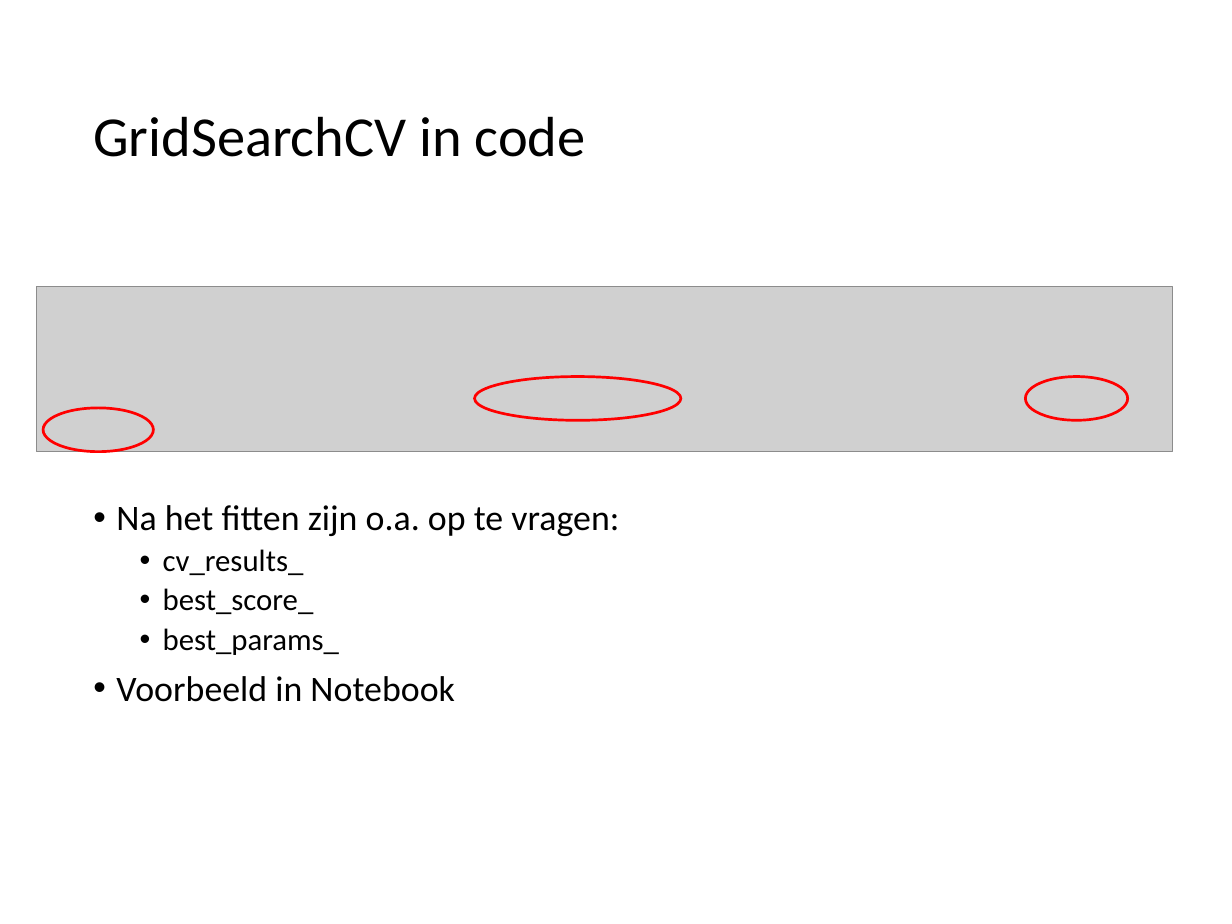
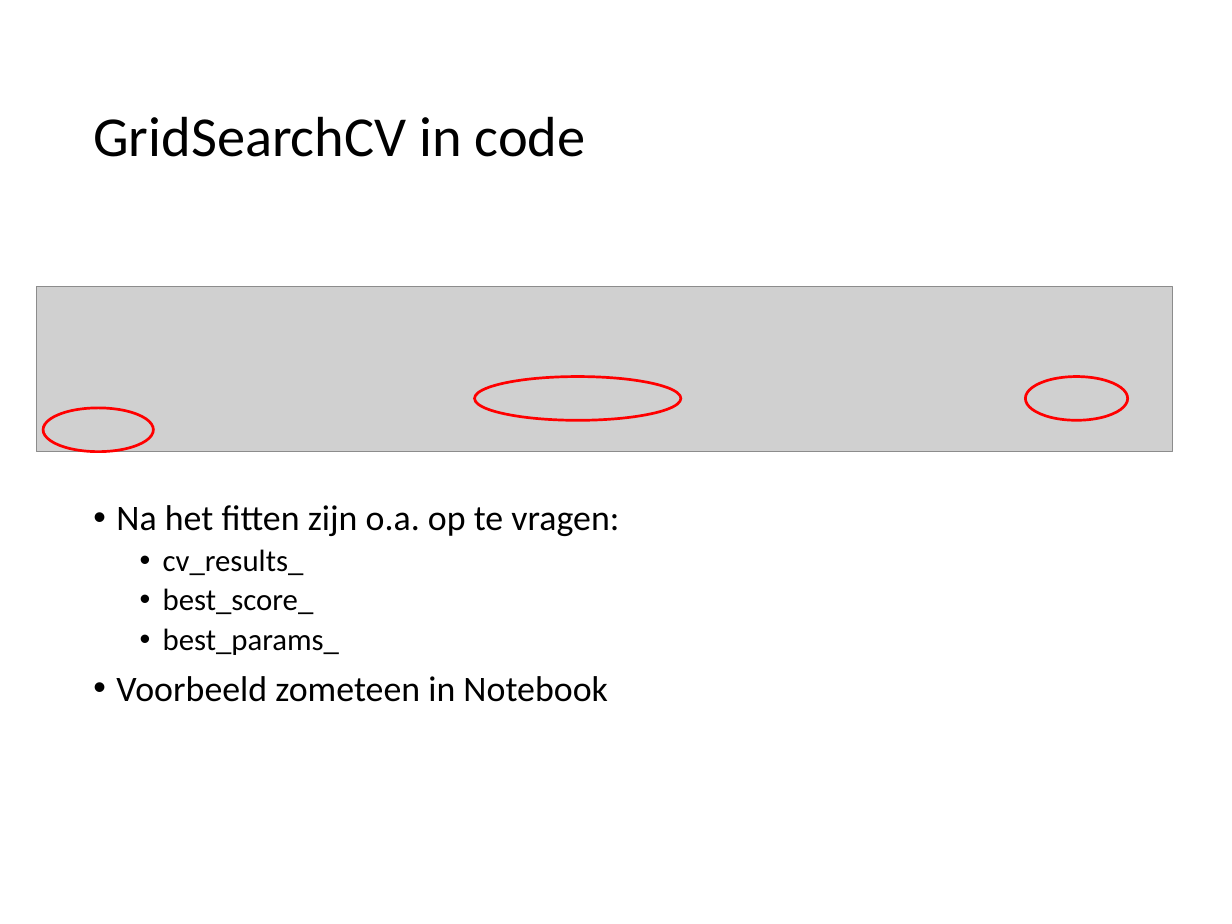
Before and after one commit to hanze-hbo-ict/Machine-Learning, a slide deck: slide 39 of docs/lectures/wk5/ML_wk5_Modeleval_tuning-Dimred.pptx (slide 41 before the commit). Drawn at 1232x924 pixels with LibreOffice and Linux fonts; fonts in the diff are those of the drawing; grey boxes stand for pictures. Boxes give left, top, right and bottom in pixels: in the first picture for what was removed or moved away, otherwise in the second. Text is boxed around its words. In the diff, an @@ line names an element or a change of style, - is before the commit and + after.

```diff
--- a/docs/lectures/wk5/ML_wk5_Modeleval_tuning-Dimred.pptx
+++ b/docs/lectures/wk5/ML_wk5_Modeleval_tuning-Dimred.pptx
@@ text at (116,676,608,702): text changed @@
-• Voorbeeld in Notebook
+• Voorbeeld zometeen in Notebook
```
Also in this commit, not shown: 3 other slides changed, 2 slides added, 4 slides removed, 3 other files.
